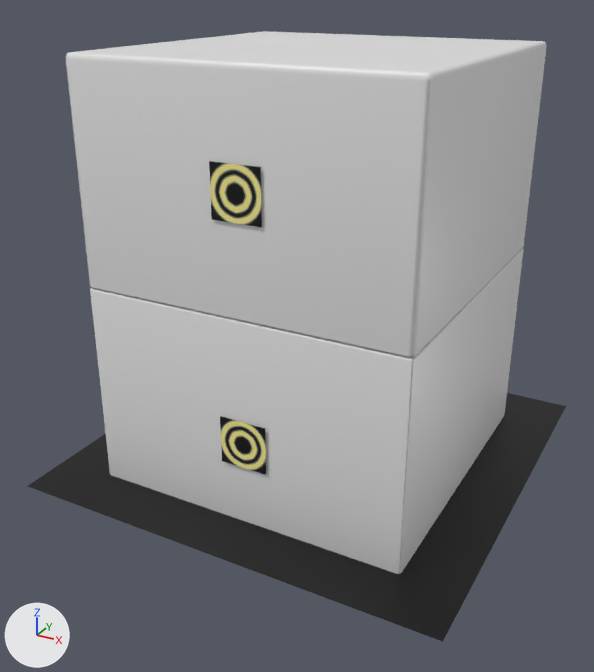
The COLLADA model Gallery/Classes/Home/SceneView/art.scnassets/box.DAE as it was, and as the next commit left it.
One viewpoint serves both versions: a camera (50 mm lens) standing at (22.1, -43.3, 29.5) and looking at (-0.5, -2.3, 9.0). The lights are fixed; the arrows at lower left show +X, +Y and +Z.

Objects in the first picture: 'boxdown', 'boxtop', 'touying', 'tubiao009', 'tubiao010'.
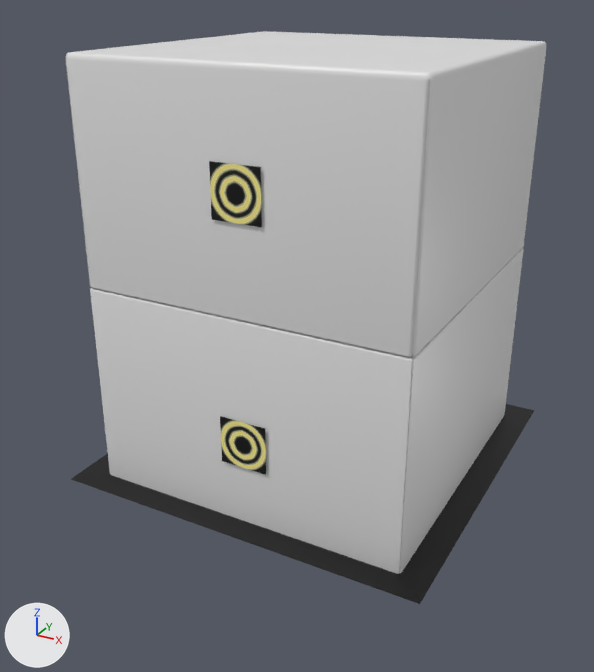
Pixel boxes (x1, y1, x2, y2) of what changed, in the pictures (594 x 672 px):
'touying', reshaped (14% narrower, 20% shorter): before (28, 393, 566, 642); after (71, 404, 534, 604)

The edits, one by one:
me_touying has 4 vertices, 2 faces and spans x -13.6..13.6, y -13.4..13.4, z 0.3.
me_touying is used by ob_touying; location (0.0, 0.0, 0.0).
Part 1, on me_touying:
Vertex 0 of me_touying moves from (13.6, 13.4, 0.3) at pixel (566, 406) to (-11.7, -11.6, 0.3) at pixel (70, 479).
Vertex 1 of me_touying moves from (-13.6, 13.4, 0.3) to (11.7, -11.6, 0.3) at pixel (419, 604).
Vertex 2 of me_touying moves from (-13.6, -13.4, 0.3) at pixel (27, 486) to (11.7, 11.6, 0.3) at pixel (534, 410).
Vertex 3 of me_touying moves from (13.6, -13.4, 0.3) at pixel (442, 641) to (-11.7, 11.6, 0.3).
